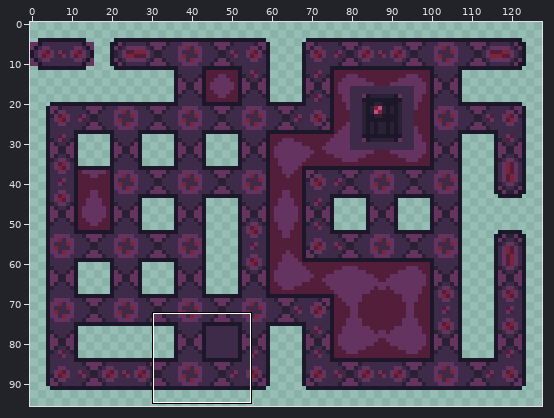
Two states of a sprite sheet, assets/tilesets/areas/energy-reactor-8/tlr-betatexture-8-tiles.png. The first picture is a wide view before the edit; the outline marks the close-up.
Close-up. First the earlier version:
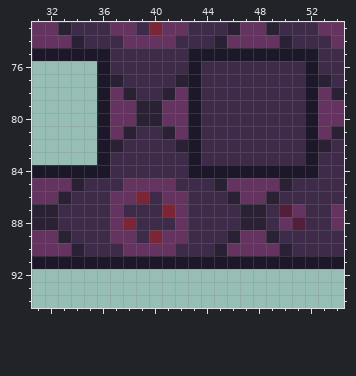
The file is 128x96 pixels. Shown: x 31..54, y 73..94. The commit also changed other parts of the picture, which this record leaves out.
And afterwards:
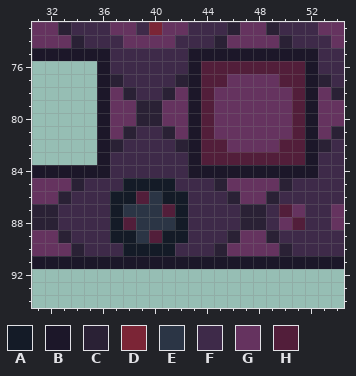
Palette (. is transparent): A #141b27  B #1c1729  C #2a2135  D #7b2536  E #2b3545  F #3e2a49  G #65335f  H #521e3a
Edits made:
Changed rows in their new state; - is an unchanged pixel.
first column x 37:
76 -------HHHHHHHH
77 -------HHGGGGHH
78 -------HGGGGGGH
79 -------HGGGGGGH
80 -------HGGGGGGH
81 -------HGGGGGGH
82 -------HHGGGGHH
83 -------HHHHHHHH
85 -AAAA----------
86 AAHEAA---------
87 AEEEHA---------
88 AHEEEA---------
89 AAEHAA---------
90 -AAAA----------
Changed places in both close-ups, as pixel boxes (x1, y1, x2, y2):
changed: (110, 61, 305, 256)
